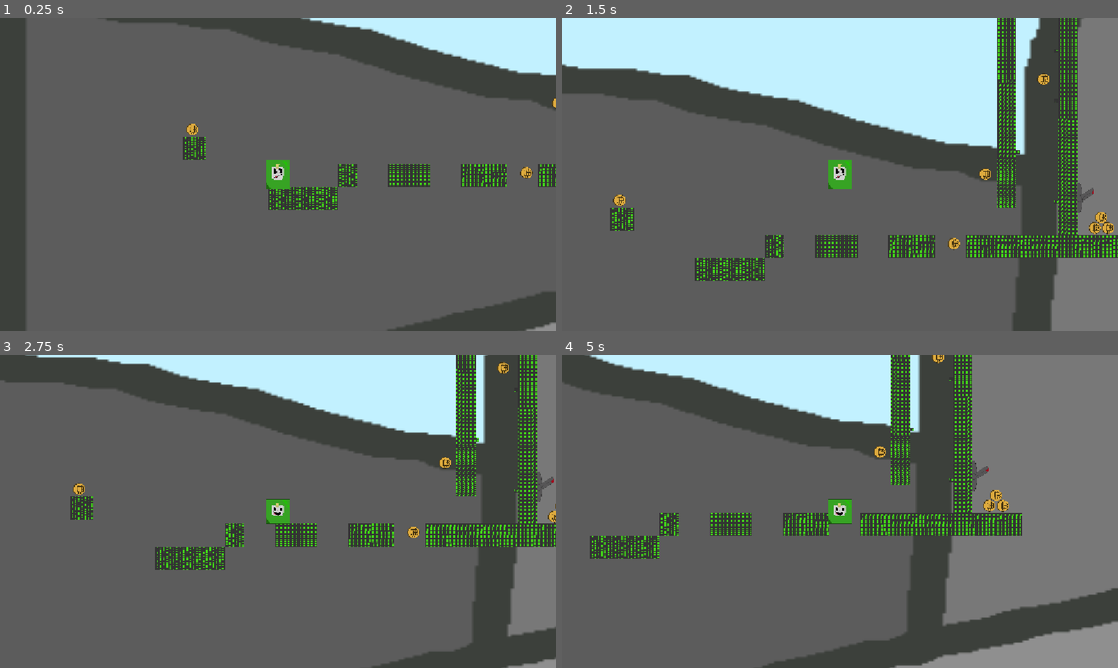
Above: before the commit, frames 1-4 (two rows, left to right).
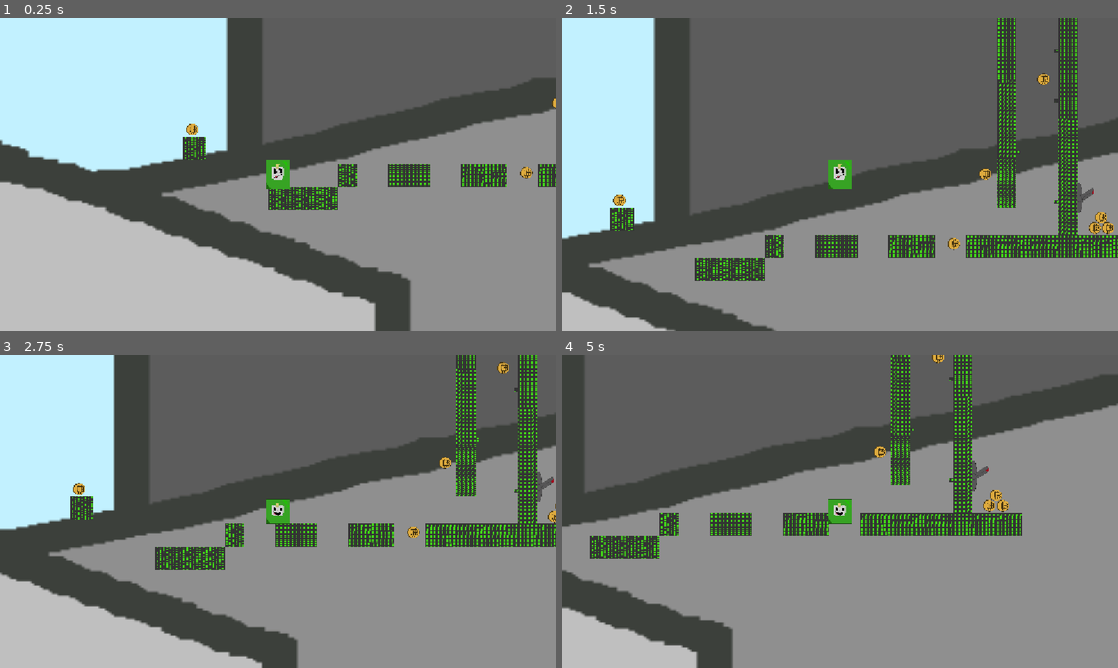
Above: after the commit, the same moments.

Repository: Tdem1/Haven-2026-Bounce-Back-Game-The-game
Game: Godot game, scene res://main.tscn
Same seed, same stepped clock (60 frames per second), same inputs: the game is played once before the commit and once after it.
Inputs:
- Up to frame 1 (0.25 s): no input
- Up to frame 2 (1.5 s): hold Right (right) from 0.53 s (still down); tap Up (up) at 0.77 s
- Up to frame 3 (2.75 s): tap Up (up) at 1.52 s; release Right (right) at 2.03 s; hold A (left) from 2.03 s (still down)
- Up to frame 4 (5 s): release A (left) at 2.78 s; hold Right (right) 2.78-4.28 s; tap Up (up) at 3.02, 3.77, 4.52 s; hold A (left) from 4.28 s (still down)

The runs differ from the first frame. In frame 1, 87% of the frame differs, in the area x 0-100%, y 0-100%; in frame 2, 74%; in frame 3, 79%; in frame 4, 64%.
Error after the commit: Parse Error: Unexpected "if" in class body. (res://area_2d.gd:3)

Commit message:
idk

Diff:
--- /dev/null
+++ b/bounce-back-godot/area_2d.gd
@@ -0,0 +1,4 @@
+extends Area2D
+
+if (Input.is_action_just_pressed("e") and ):
+	print("hi")
--- a/bounce-back-godot/main.tscn
+++ b/bounce-back-godot/main.tscn
@@ -1,15 +1,16 @@
 [gd_scene format=4 uid="uid://d0nyi80sh4k6g"]
 
 [ext_resource type="Texture2D" uid="uid://i7sh6xwc4f4v" path="res://images/background.png" id="2_0xm2m"]
+[ext_resource type="AudioStream" uid="uid://ciavfiglsqf3i" path="res://soundtrack.mp3" id="3_h2yge"]
 [ext_resource type="PackedScene" uid="uid://dcljvklftc6xq" path="res://Level_1.tscn" id="4_1bvp3"]
 
 [node name="Node" type="Node" unique_id=934978608]
 
 [node name="TextureRect" type="TextureRect" parent="." unique_id=789349524]
-offset_left = -3968.0
-offset_top = -3802.0
-offset_right = 8292.0
-offset_bottom = 2238.0
+offset_left = -2989.0
+offset_top = -4903.0
+offset_right = 9271.0
+offset_bottom = 1137.0
 size_flags_horizontal = 3
 size_flags_vertical = 3
 size_flags_stretch_ratio = 10.0
@@ -18,3 +19,8 @@
 
 [node name="Level_1" parent="." unique_id=1230393947 instance=ExtResource("4_1bvp3")]
 tile_map_data = PackedByteArray("AAD9/wYAAAAAAAAAAAD9/wcAAAAAAAEAAAD9/wgAAAAAAAIAAAD9/wkAAAAAAAMAAAD9/woAAAAAAAQAAAD9/w …(33072 unchanged characters)…
+
+[node name="AudioStreamPlayer" type="AudioStreamPlayer" parent="." unique_id=1373890565]
+stream = ExtResource("3_h2yge")
+autoplay = true
+parameters/looping = true
--- a/bounce-back-godot/switch.tscn
+++ b/bounce-back-godot/switch.tscn
@@ -2,6 +2,7 @@
 
 [ext_resource type="Script" uid="uid://dit0h17clg4mm" path="res://switch.gd" id="1_8307x"]
 [ext_resource type="Texture2D" uid="uid://mp3vy2bpepvk" path="res://images/lever.png" id="2_ds62l"]
+[ext_resource type="Script" uid="uid://dpwr2wu8eer5a" path="res://area_2d.gd" id="3_ds62l"]
 
 [sub_resource type="CircleShape2D" id="CircleShape2D_eae6q"]
 radius = 25.079872
@@ -14,11 +15,12 @@
 collision_mask = 255
 script = ExtResource("1_8307x")
 
-[node name="Sprite2D" type="Sprite2D" parent="." unique_id=1566866750]
+[node name="Sprite2D" type="Sprite2D" parent="." unique_id=1938851296]
 scale = Vector2(0.6, 0.6)
 texture = ExtResource("2_ds62l")
 
 [node name="Area2D" type="Area2D" parent="." unique_id=2019624010]
+script = ExtResource("3_ds62l")
 
 [node name="CollisionShape2D" type="CollisionShape2D" parent="Area2D" unique_id=1268887647]
 position = Vector2(-2, 1)
Not shown, added: bounce-back-godot/area_2d.gd.uid
Not shown, added: bounce-back-godot/soundtrack.mp3.import
Not shown, added: bounce-back-godot/soundtrack.mp3
